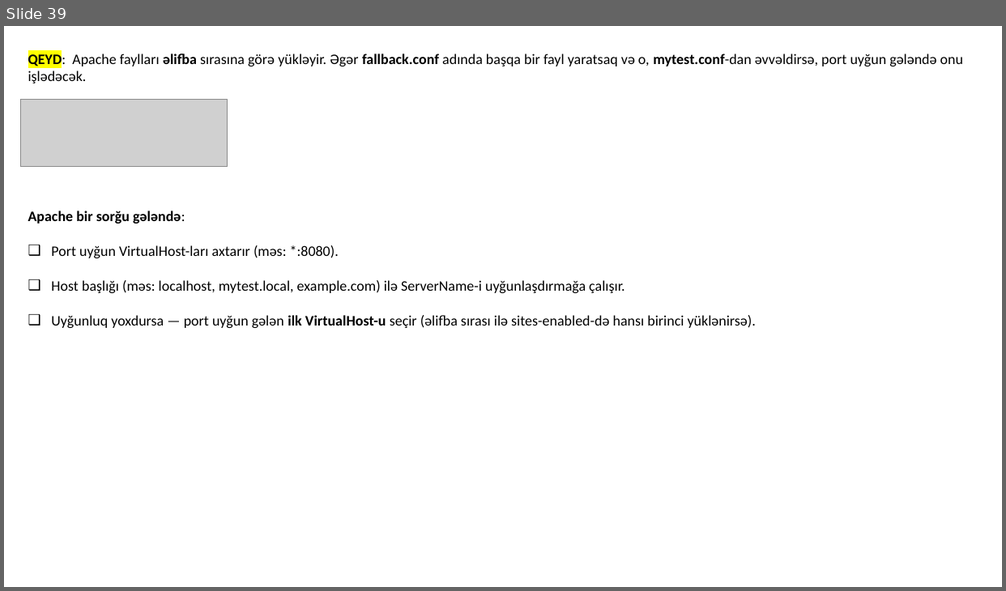
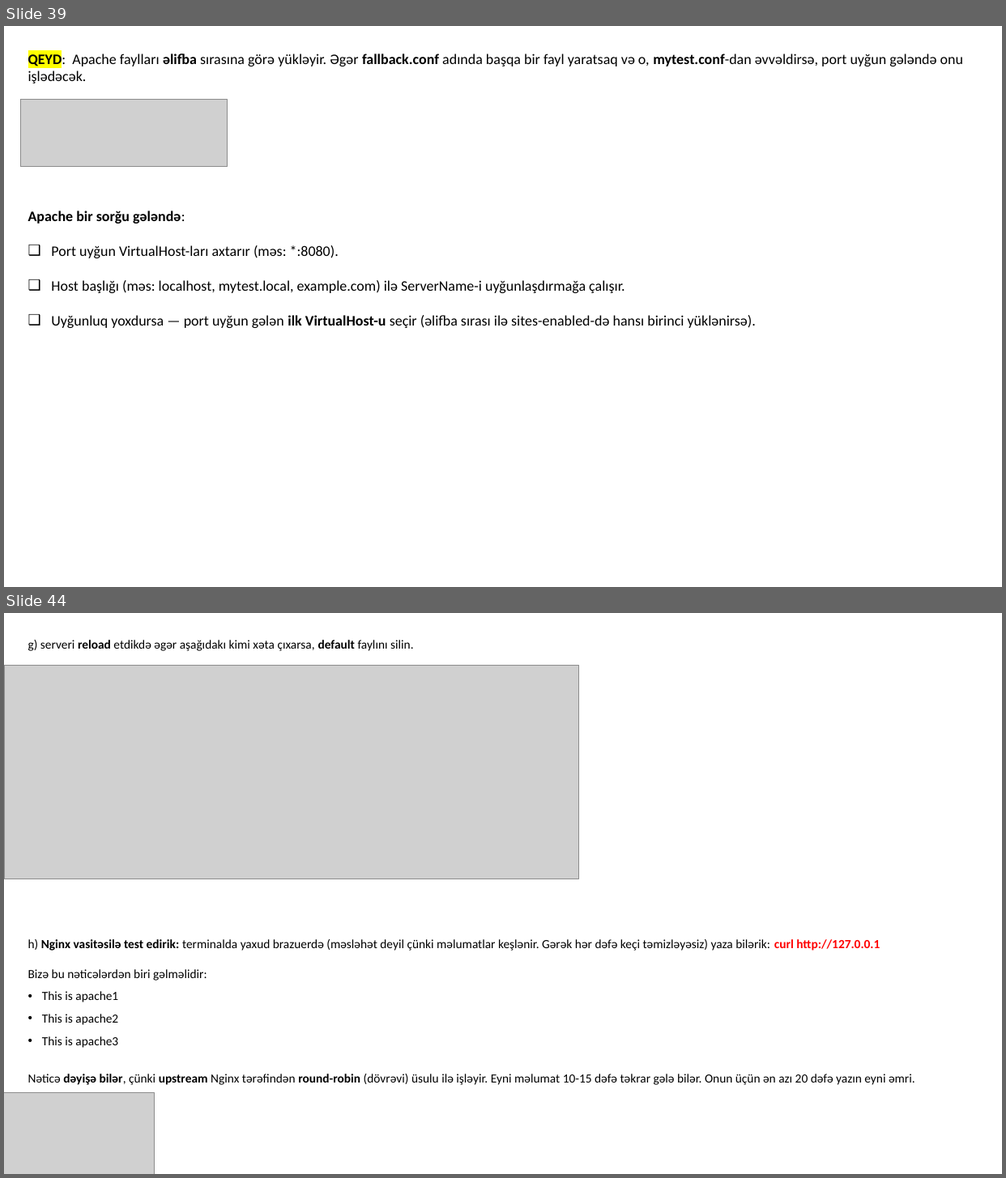
Before and after one commit to codeurient/DevOps, a slide deck: .lessons/Practice.pptx. Shown one above the other, each under a label of ours: slide 39 before the commit, slides 39 and 44 after it; the slides between them are not shown. The pictures are 1006x591 and 1006x1178 pixels, drawn with LibreOffice and Linux fonts; fonts in the diff are those of the drawing; grey boxes stand for pictures. Boxes give left, top, right and bottom in pixels: in the first picture for what was removed or moved away, otherwise in the second. Text is boxed around its words. In the diff, an @@ line names an element or a change of style, - is before the commit and + after.

Commit message:
round robin

```diff
--- a/.lessons/Practice.pptx
+++ b/.lessons/Practice.pptx
@@ slide 44 added at (4, 613, 1002, 1174), background #FFFFFF @@
@@ text added at (28, 640, 915, 1085), 12 pt, text #000000 @@
+g) serveri reload etdikdə əgər aşağıdakı kimi xəta çıxarsa, default faylını silin.
+h) Nginx vasitəsilə test edirik: terminalda yaxud brazuerdə (məsləhət deyil çünki məlumatlar keşlənir. Gərək hər dəfə keçi təmizləyəsiz) yaza bilərik: curl http://127.0.0.1
+Bizə bu nəticələrdən biri gəlməlidir:
+• This is apache1
+• This is apache2
+• This is apache3
+Nəticə dəyişə bilər, çünki upstream Nginx tərəfindən round-robin (dövrəvi) üsulu ilə işləyir. Eyni məlumat 10-15 dəfə təkrar gələ bilər. Onun üçün ən azı 20 dəfə yazın eyni əmri.
@@ picture added at (4, 665, 579, 879) @@
@@ picture added at (4, 1093, 155, 1174) @@
```
Also in this commit, not shown: 5 other slides added, 6 slides removed, 1 other file.
